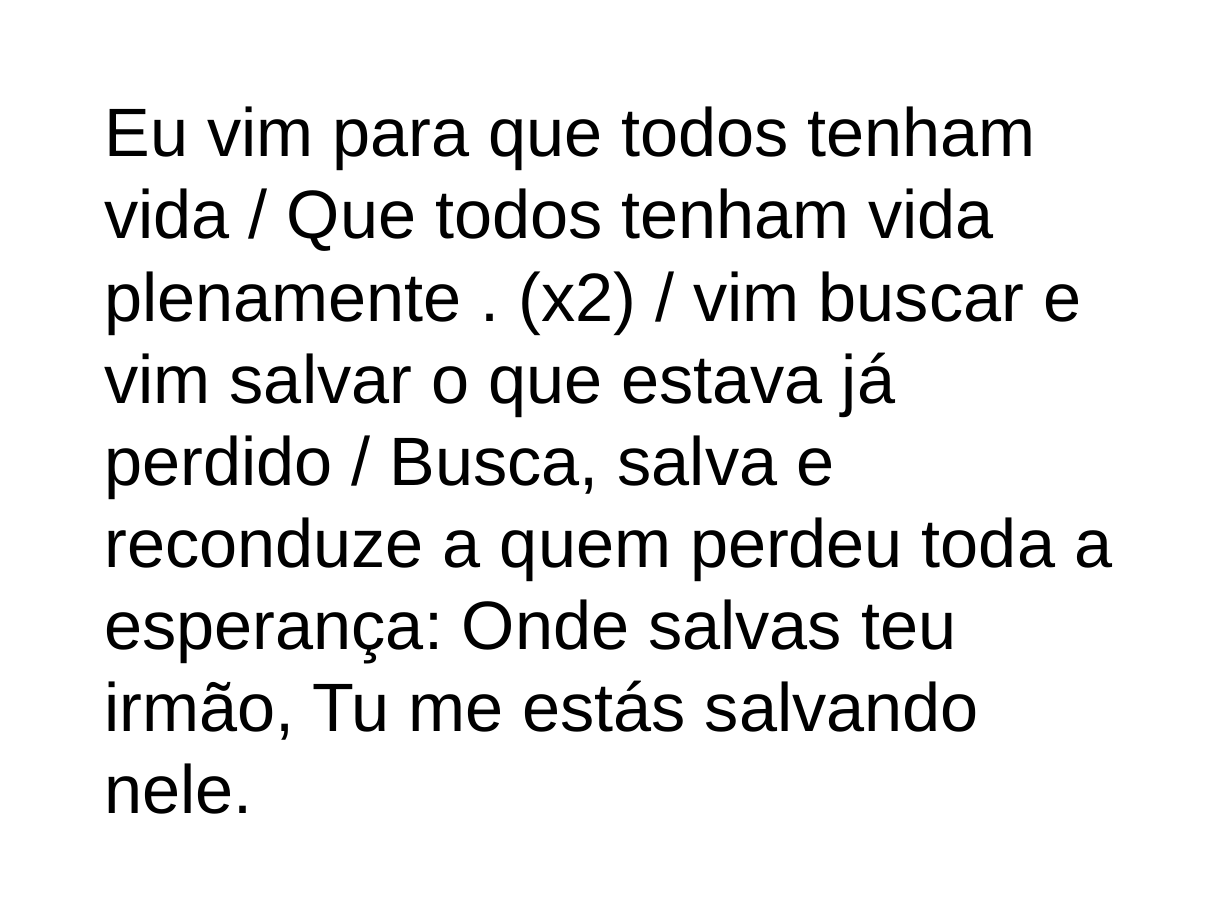
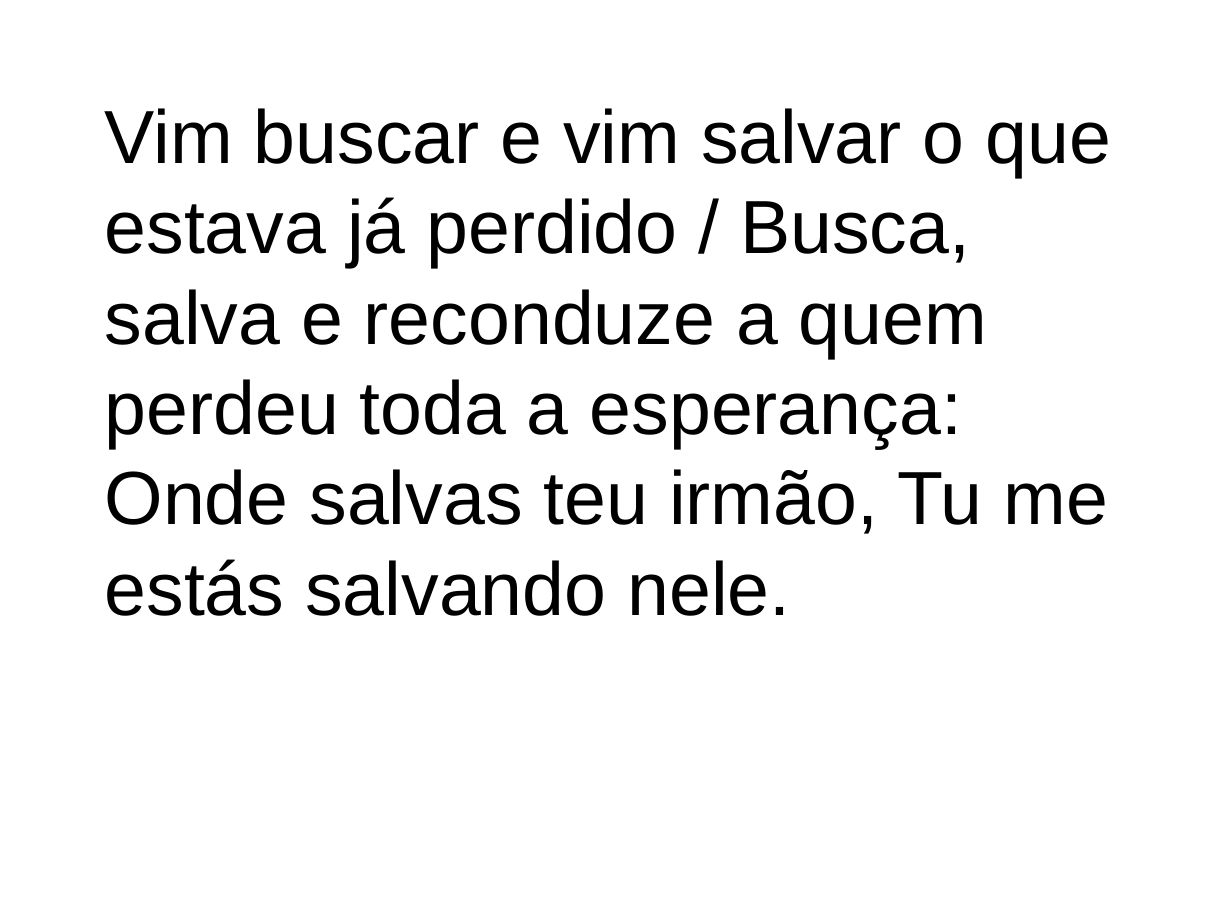
Before and after one commit to inmjava/MissaGenerator, a slide deck: slide 65 of cantos-ppt.ppt (slide 63 before the commit). Drawn at 1232x924 pixels with LibreOffice and Linux fonts; fonts in the diff are those of the drawing. Boxes give left, top, right and bottom in pixels: in the first picture for what was removed or moved away, otherwise in the second. Text is boxed around its words. In the diff, an @@ line names an element or a change of style, - is before the commit and + after.

```diff
--- a/cantos-ppt.ppt
+++ b/cantos-ppt.ppt
@@ title at [105, 108, 1111, 616]: text changed; size 40 to 44 pt @@
-Eu vim para que todos tenham vida / Que todos tenham vida plenamente . (x2) / vim buscar e vim salvar o que estava já perdido / Busca, salva e reconduze a quem perdeu toda a esperança: Onde salvas teu irmão, Tu me estás salvando nele.
+Vim buscar e vim salvar o que estava já perdido / Busca, salva e reconduze a quem perdeu toda a esperança: Onde salvas teu irmão, Tu me estás salvando nele.
```
Also in this commit, not shown: 43 other slides changed, 7 slides added, 1 slide removed, 2 other files.
